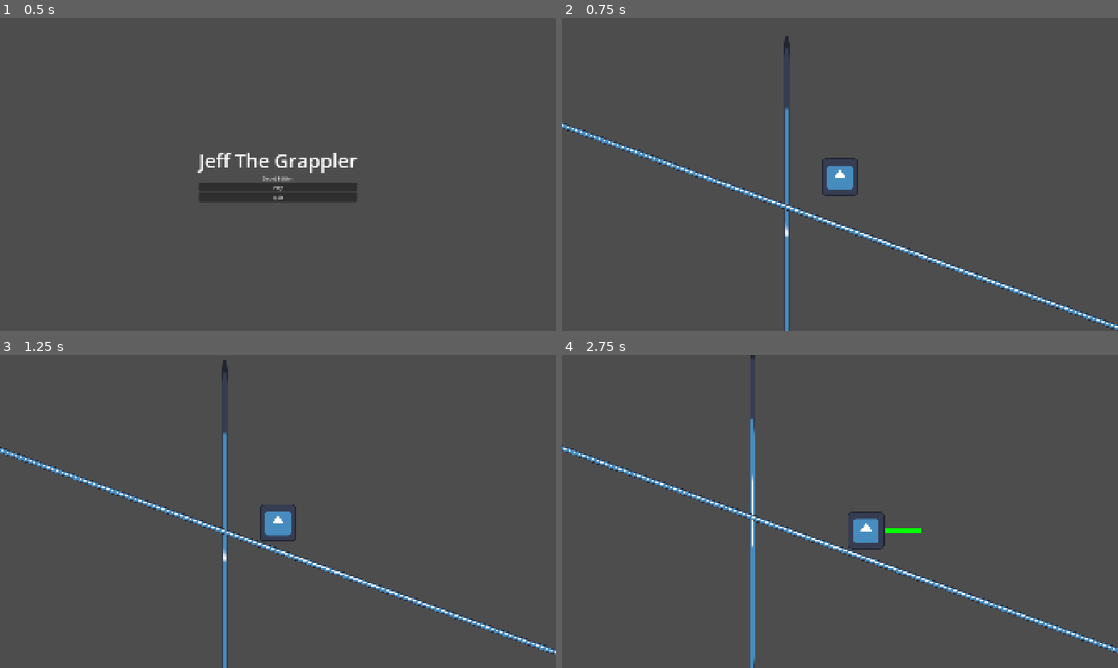
Above: before the commit, frames 1-4 (two rows, left to right).
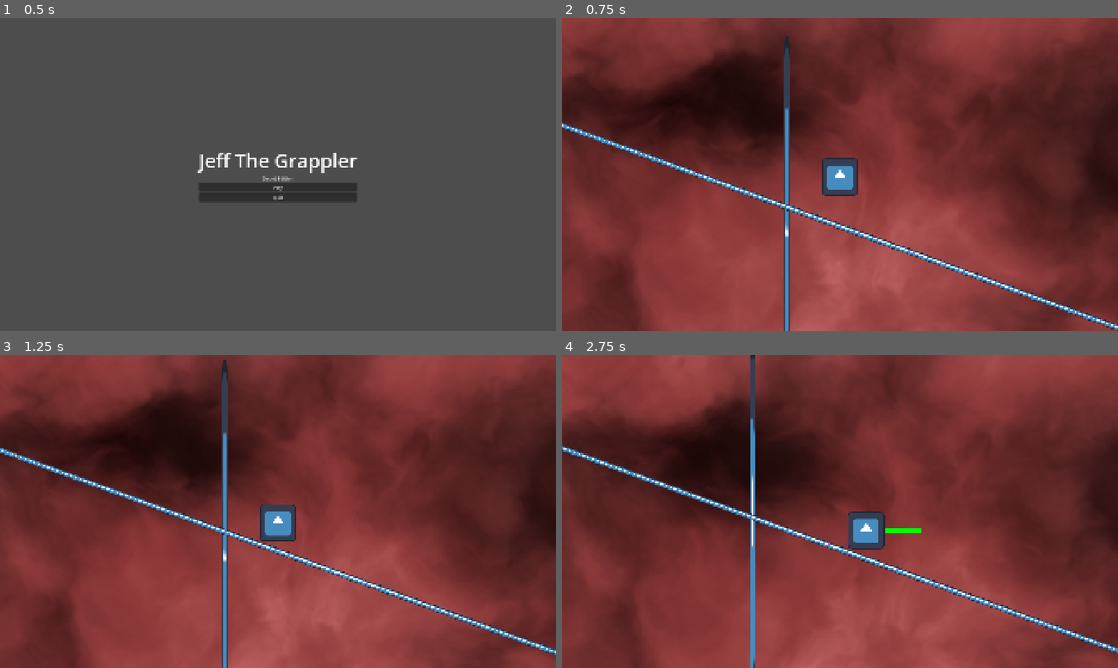
Above: after the commit, the same moments.

Repository: rutra8002/godot-the-jeff
Game: Godot game, scene res://scenes/main menu.tscn
Same seed, same stepped clock (60 frames per second), same inputs: the game is played once before the commit and once after it. The engine's default icon, where the game draws it, is replaced by a stand-in: a white triangle on a blue panel in a dark square.
Inputs (mouse positions are in pixels of both pictures, inside the frame that each line leads up to):
- Up to frame 1 (0.5 s): no input
- Up to frame 2 (0.75 s): click "Play" at 0.5 s
- Up to frame 3 (1.25 s): no input
- Up to frame 4 (2.75 s): tap Enter at 1.25 s; move the mouse to (962, 495) at 1.27 s; hold Ctrl (slide) 1.28-2.03 s; hold D (move_right) from 1.28 s (still down); click (962, 495) at 1.42 s; tap Space (jump) at 1.52, 2.27 s; move the mouse to (728, 527) at 2.02 s; tap Alt at 2.1 s

Frame 1 is identical in both runs. In frame 2, 96% of the frame differs, in the area x 0-100%, y 0-100%; in frame 3, 96%; in frame 4, 96%.

Commit message:
added gute shader

Diff:
--- a/scenes/world.tscn
+++ b/scenes/world.tscn
@@ -3,8 +3,12 @@
 [ext_resource type="PackedScene" uid="uid://bwrln0m16aey5" path="res://gameobjects/player.tscn" id="1_nnsk1"]
 [ext_resource type="Texture2D" uid="uid://bkp4xovxixr4j" path="res://icon.svg" id="2_rwgxs"]
 [ext_resource type="PackedScene" uid="uid://beep8ymejq0me" path="res://scenes/touch_controls.tscn" id="3_4wyf3"]
+[ext_resource type="Shader" uid="uid://dj6q4y84iqdhj" path="res://shaders/background.gdshader" id="4_k0juu"]
 
 [sub_resource type="RectangleShape2D" id="RectangleShape2D_4wyf3"]
+
+[sub_resource type="ShaderMaterial" id="ShaderMaterial_ndusb"]
+shader = ExtResource("4_k0juu")
 
 [node name="World" type="Node2D" unique_id=2042054106]
 
@@ -46,3 +50,19 @@
 texture = ExtResource("2_rwgxs")
 
 [node name="TouchControls" parent="." unique_id=756979710 instance=ExtResource("3_4wyf3")]
+visible = false
+
+[node name="CanvasLayer" type="CanvasLayer" parent="." unique_id=612293116]
+layer = -1
+
+[node name="ColorRect" type="ColorRect" parent="CanvasLayer" unique_id=1148441750]
+material = SubResource("ShaderMaterial_ndusb")
+anchors_preset = 15
+anchor_right = 1.0
+anchor_bottom = 1.0
+offset_left = 0.032958984
+offset_top = 0.032958984
+offset_right = 0.032958984
+offset_bottom = 0.032958984
+grow_horizontal = 2
+grow_vertical = 2
--- /dev/null
+++ b/shaders/background.gdshader
@@ -0,0 +1,67 @@
+shader_type canvas_item;
+
+#define OCTAVES 6
+
+highp float hash21(highp vec2 p) {
+    highp vec3 p3 = fract(p.xyx * vec3(0.1031, 0.1030, 0.0973));
+    p3 += dot(p3, p3.yzx + 33.33);
+    return fract((p3.x + p3.y) * p3.z);
+}
+
+highp float valueNoise(highp vec2 p) {
+    highp vec2 i = floor(p);
+    highp vec2 f = fract(p);
+    highp float a = hash21(i);
+    highp float b = hash21(i + vec2(1.0, 0.0));
+    highp float c = hash21(i + vec2(0.0, 1.0));
+    highp float d = hash21(i + vec2(1.0, 1.0));
+    highp vec2 u = f * f * (3.0 - 2.0 * f);
+    return mix(mix(a, b, u.x), mix(c, d, u.x), u.y);
+}
+
+highp float fbm(highp vec2 p, highp float t, float octaveOffset) {
+    highp float value = 0.0;
+    highp float amplitude = 0.5;
+    mat2 rot = mat2(vec2(0.80, 0.60), vec2(-0.60, 0.80));
+    for (int i = 0; i < OCTAVES; i++) {
+        highp float drift = t * 0.05 * (float(i) - float(OCTAVES) * 0.5 + octaveOffset);
+        value += amplitude * valueNoise(p + drift);
+        p = rot * p * 2.0;
+        amplitude *= 0.5;
+    }
+    return value;
+}
+
+void fragment() {
+    highp vec2 resolution = 1.0 / SCREEN_PIXEL_SIZE;
+    highp vec2 uv = (FRAGCOORD.xy * 2.0 - resolution.xy) / min(resolution.x, resolution.y);
+
+    highp float t = TIME * 0.5;
+
+    highp vec2 warp1 = vec2(
+        fbm(uv, t, 0.0),
+        fbm(uv + vec2(5.2, 1.3), t, 1.0)
+    );
+
+    highp vec2 warp2 = vec2(
+        fbm(uv + warp1 * 1.2 + vec2(1.7, 9.2), t, 2.0),
+        fbm(uv + warp1 * 1.2 + vec2(8.3, 2.8), t, 3.0)
+    );
+
+    highp float f = fbm(uv + warp2, t, 0.0);
+
+    vec3 deepColor = vec3(0.1, 0.0, 0.0);
+    vec3 midColor = vec3(0.65, 0.25, 0.25);
+    vec3 lightColor = vec3(0.95, 0.55, 0.55);
+
+    vec3 color = mix(deepColor, midColor, smoothstep(0.1, 0.6, f));
+    color = mix(color, lightColor, smoothstep(0.55, 0.95, f));
+    color = mix(color, lightColor, smoothstep(0.3, 1.4, length(warp1)) * 0.35);
+
+    color *= (0.6 + 0.4 * f);
+
+    highp float dither = (hash21(FRAGCOORD.xy + vec2(t, 0.0)) - 0.5) / 255.0;
+    color += dither;
+
+    COLOR = vec4(color, 1.0);
+}
Not shown, added: shaders/background.gdshader.uid
